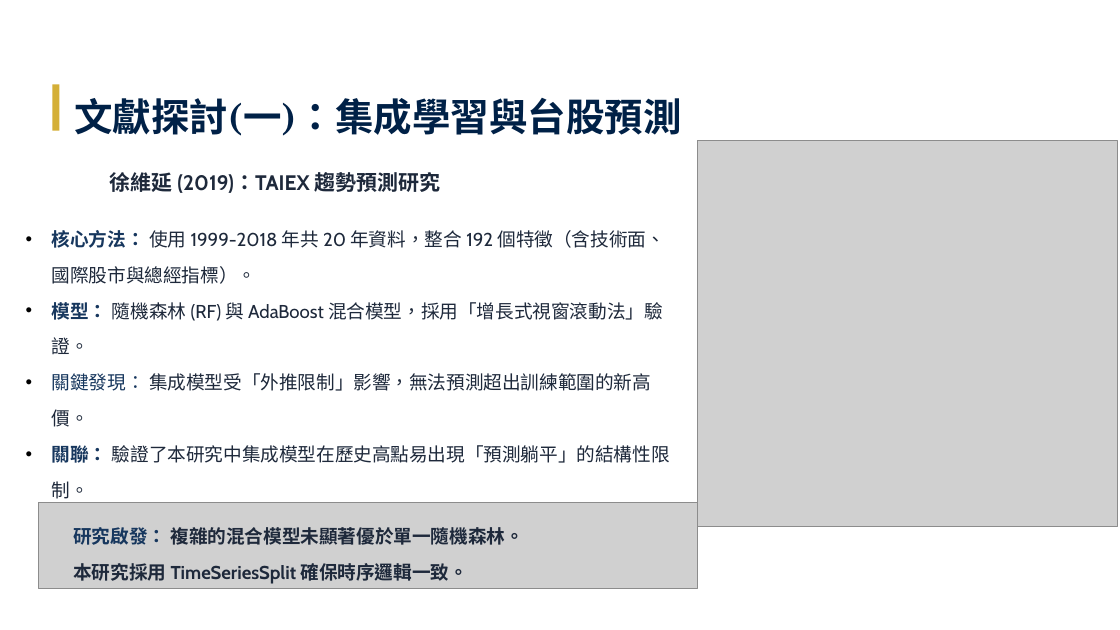
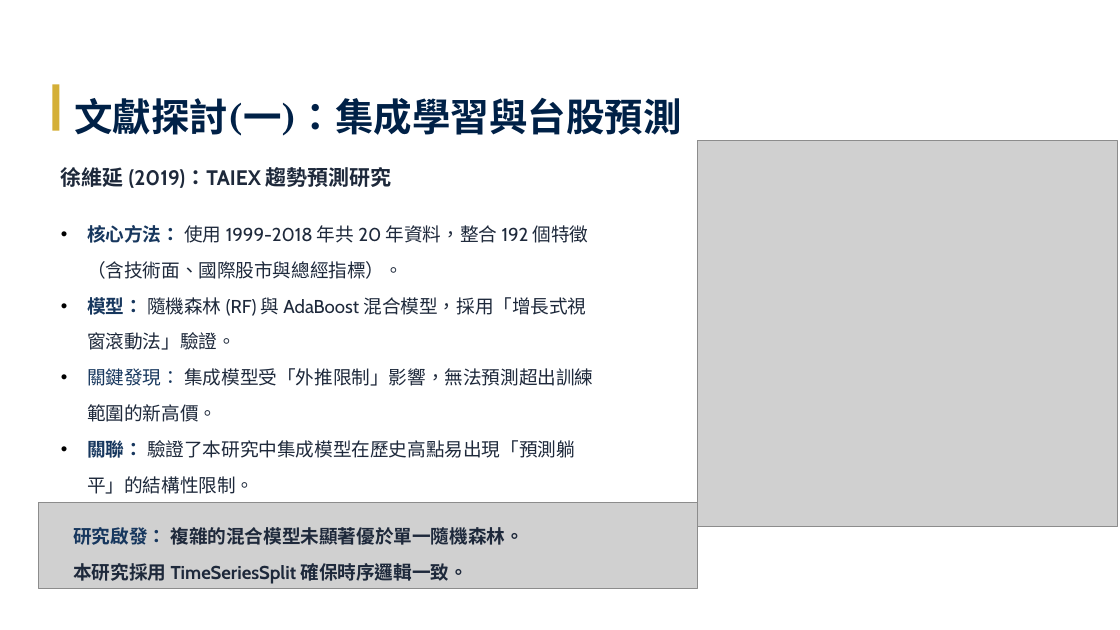
Before and after one commit to Tzu-Lin/ETF-AI-Project, a slide deck: slide 3 of 林子瑜-LLM_ETF_修訂七版_v20260611.pptx. Drawn at 1120x630 pixels with LibreOffice and Linux fonts; fonts in the diff are those of the drawing; grey boxes stand for pictures. Boxes give left, top, right and bottom in pixels: in the first picture for what was removed or moved away, otherwise in the second. Text is boxed around its words. In the diff, an @@ line names an element or a change of style, - is before the commit and + after.

```diff
--- a/林子瑜-LLM_ETF_修訂七版_v20260611.pptx
+++ b/林子瑜-LLM_ETF_修訂七版_v20260611.pptx
@@ text "徐維延 (2019)：TAIEX 趨勢預測研究" rewrapped from (x1=52, y1=172, x2=670, y2=463) to (x1=61, y1=167, x2=593, y2=494) @@
```
Also in this commit, not shown: 2 other slides changed.
